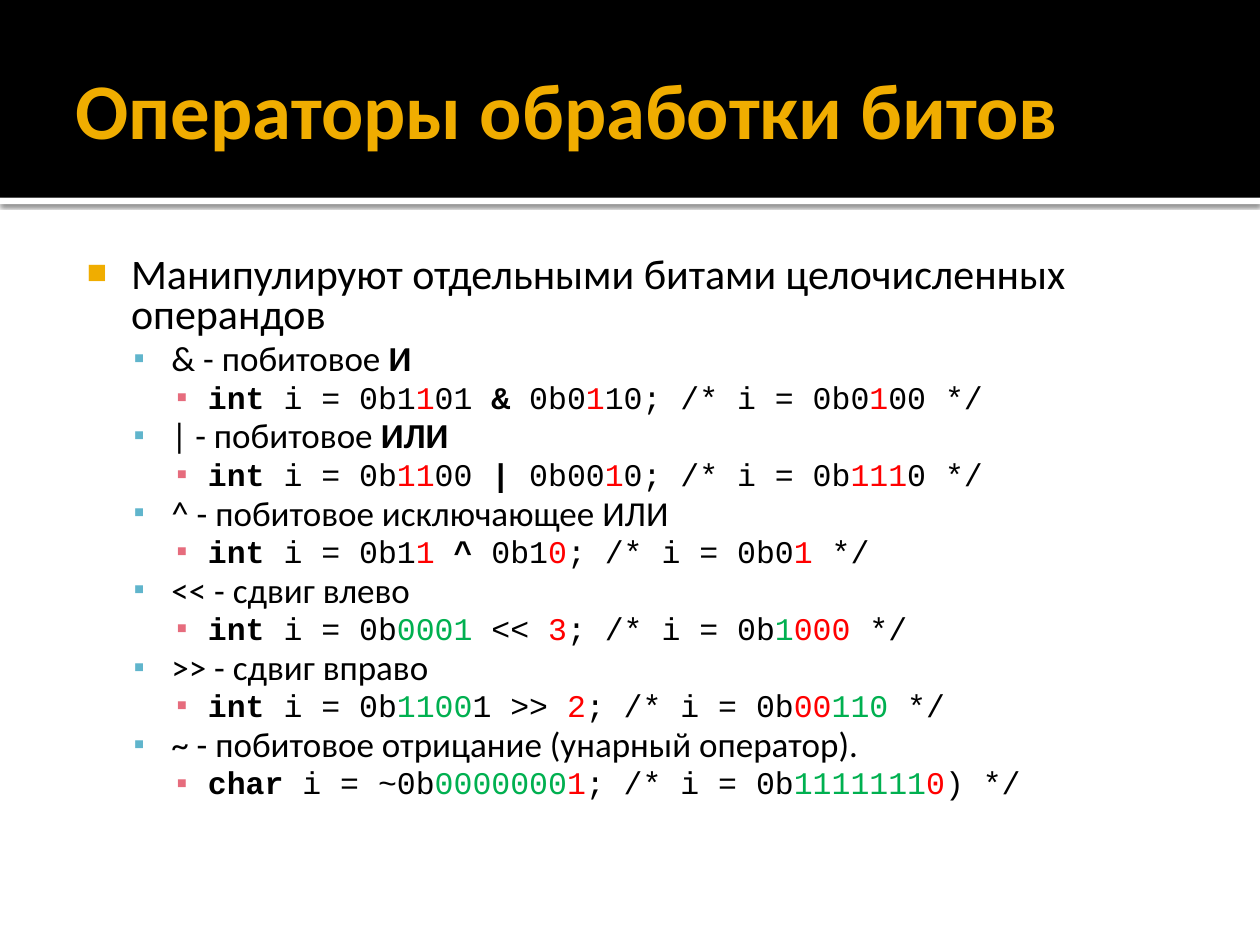
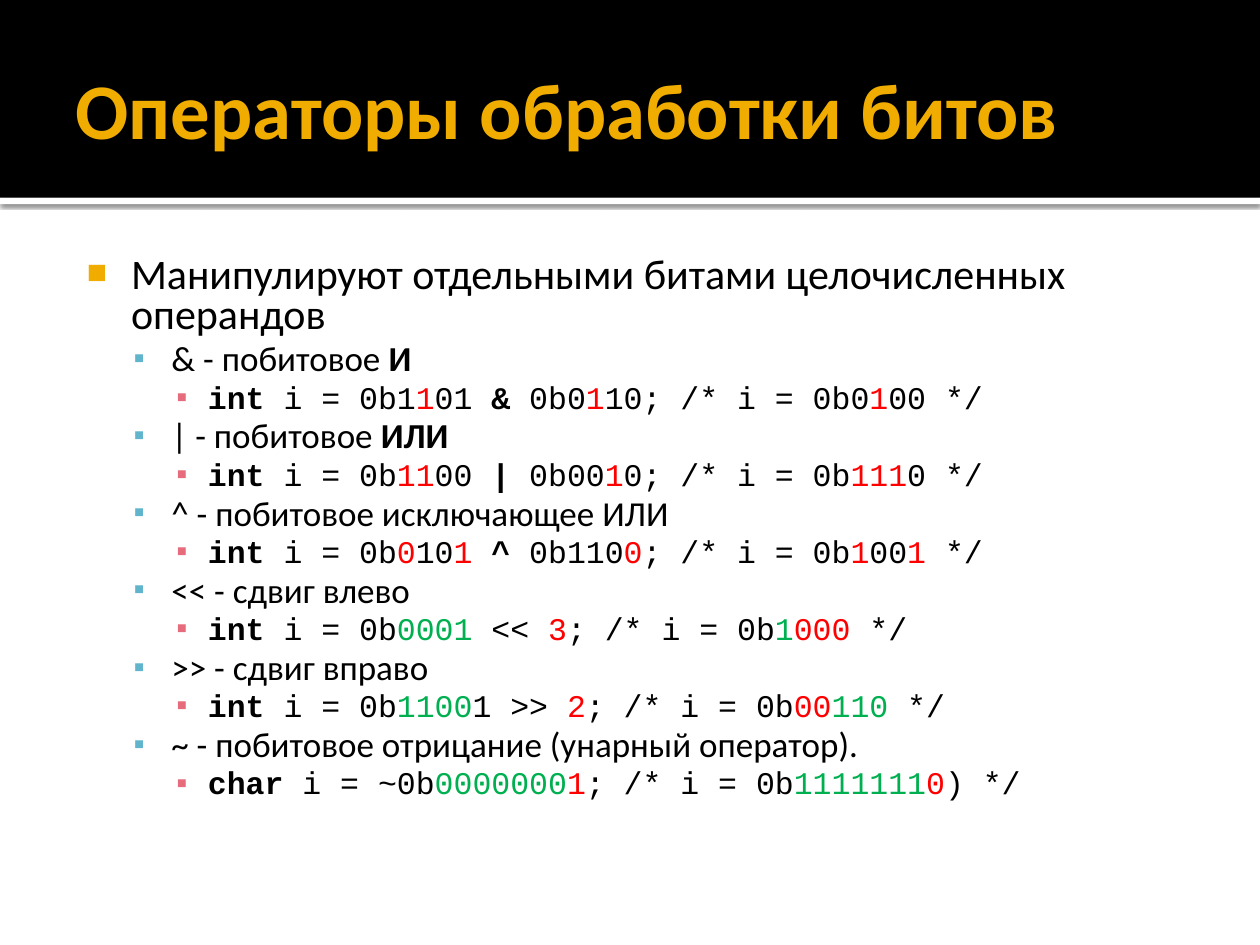
Before and after one commit to alexey-malov/oop, a slide deck: slide 47 of lectures/01/Синтаксис C++.pptx. Drawn at 1260x945 pixels with LibreOffice and Linux fonts; fonts in the diff are those of the drawing. Boxes give left, top, right and bottom in pixels: in the first picture for what was removed or moved away, otherwise in the second. Text is boxed around its words. In the diff, an @@ line names an element or a change of style, - is before the commit and + after.

```diff
--- a/lectures/01/Синтаксис C++.pptx
+++ b/lectures/01/Синтаксис C++.pptx
@@ text at bbox=[208, 540, 926, 569]: text changed @@
-    ▪ int i = 0b11 ^ 0b10; /* i = 0b01 */
+    ▪ int i = 0b0101 ^ 0b1100; /* i = 0b1001 */
```
Also in this commit, not shown: 2 other slides changed.
